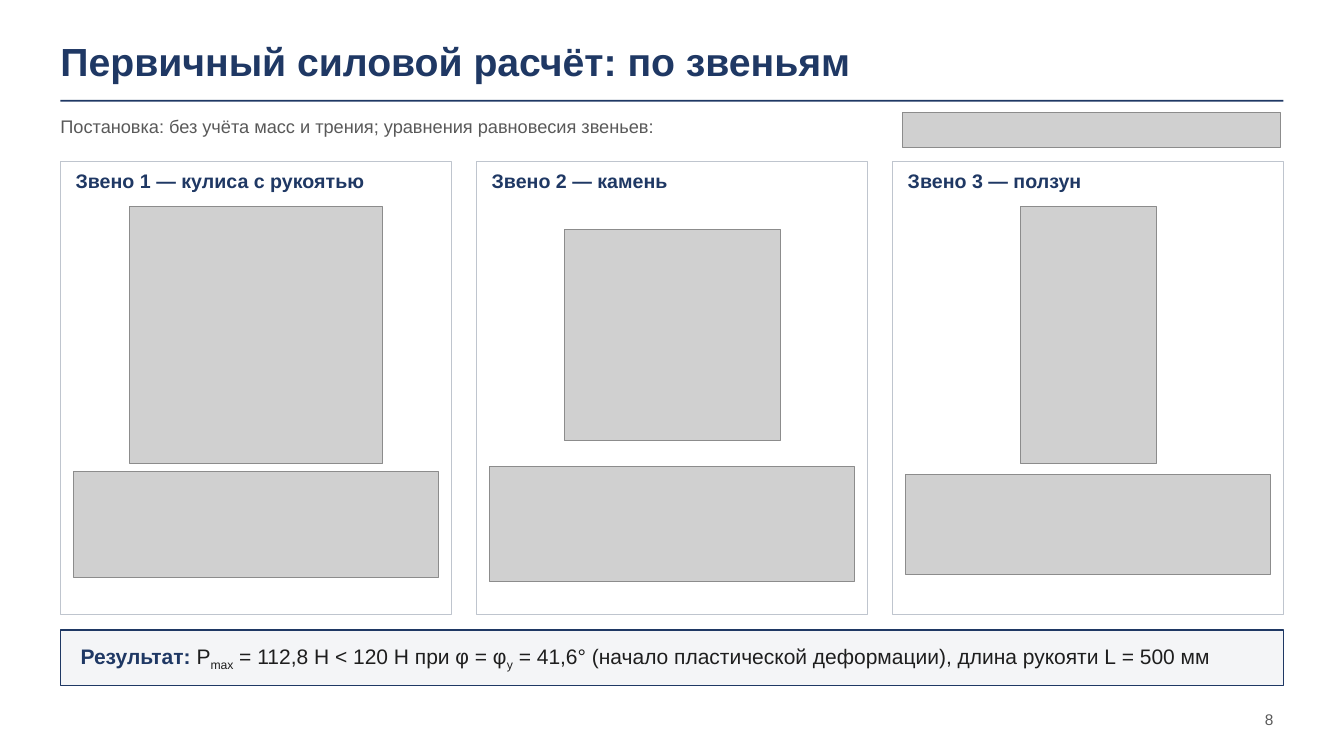
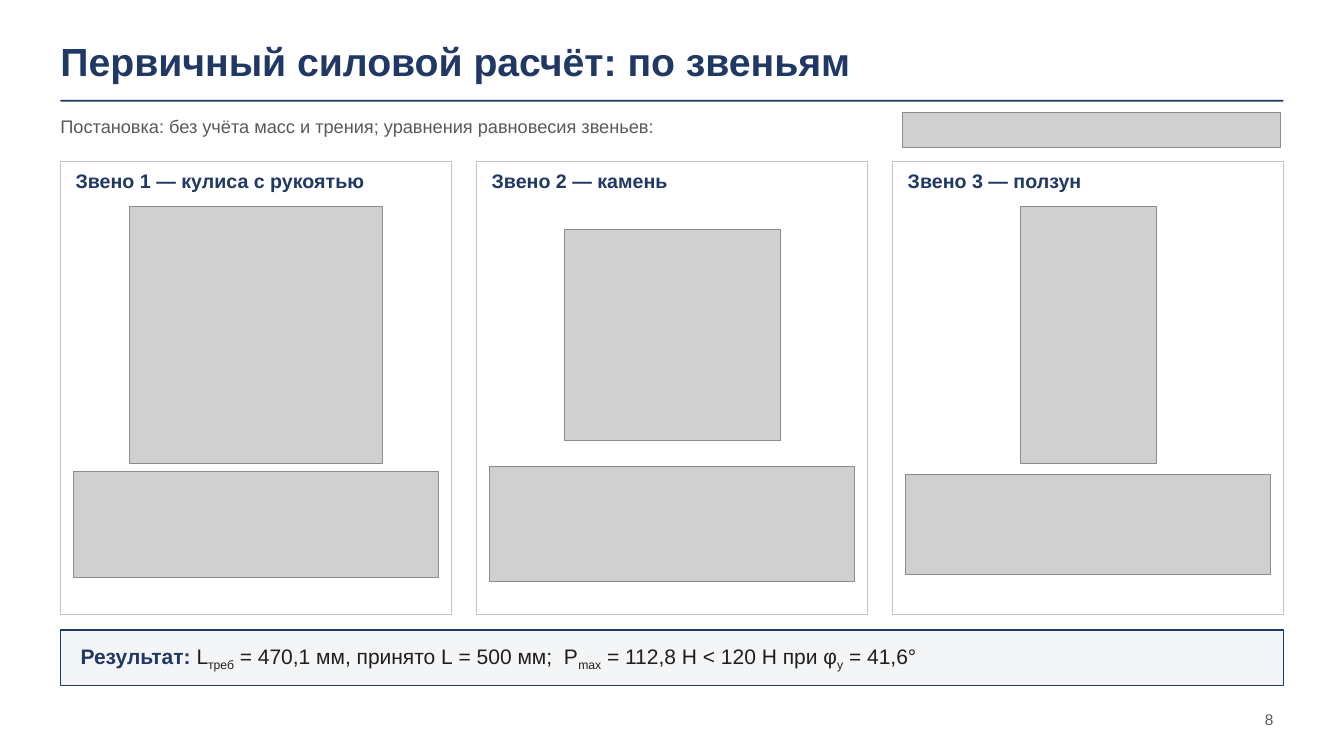
Before and after one commit to DamirNine/prikmeh, a slide deck: slide 8 of курсовой/2026-11-23/Презентация/Презентация_укупориватель_23-11.pptx. Drawn at 1344x756 pixels with LibreOffice and Linux fonts; fonts in the diff are those of the drawing; grey boxes stand for pictures; background and template pictures are left out. Boxes give left, top, right and bottom in pixels: in the first picture for what was removed or moved away, otherwise in the second. Text is boxed around its words. In the diff, an @@ line names an element or a change of style, - is before the commit and + after.

```diff
--- a/курсовой/2026-11-23/Презентация/Презентация_укупориватель_23-11.pptx
+++ b/курсовой/2026-11-23/Презентация/Презентация_укупориватель_23-11.pptx
@@ text at <box>81,649,916,668</box>: text changed @@
-Результат: Pmax = 112,8 Н < 120 Н при φ = φу = 41,6° (начало пластической деформации), длина рукояти L = 500 мм
+Результат: Lтреб = 470,1 мм, принято L = 500 мм; Pmax = 112,8 Н < 120 Н при φу = 41,6°
```
Also in this commit, not shown: 6 other files.
